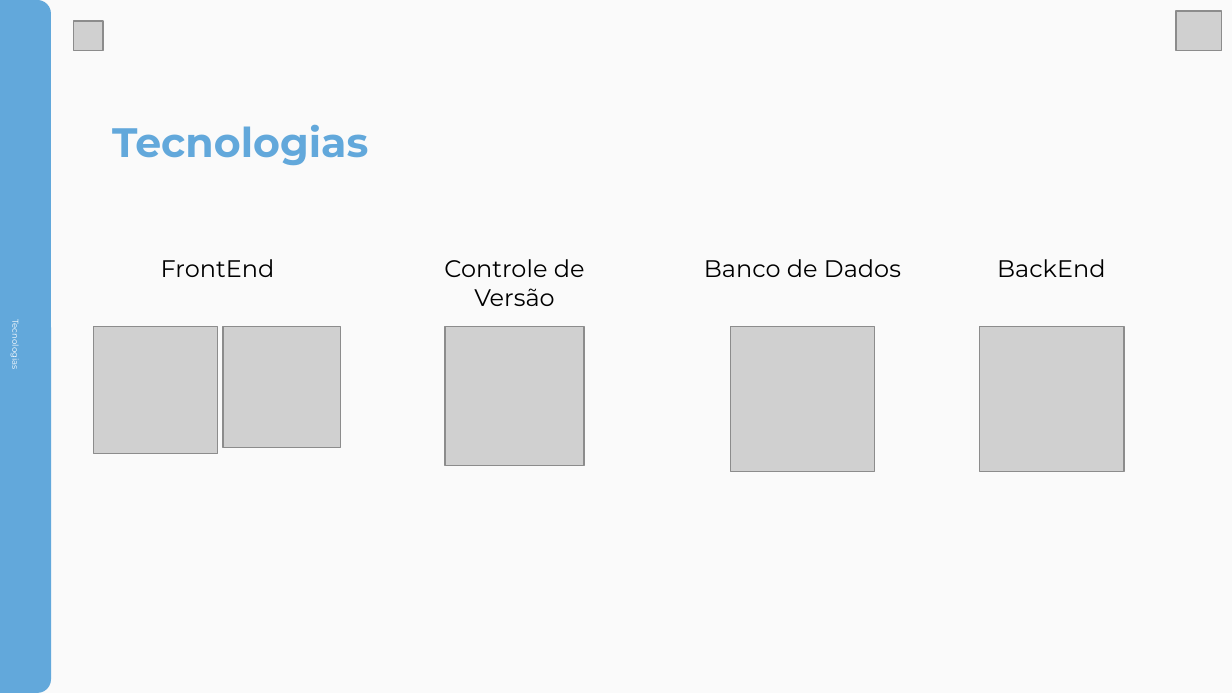
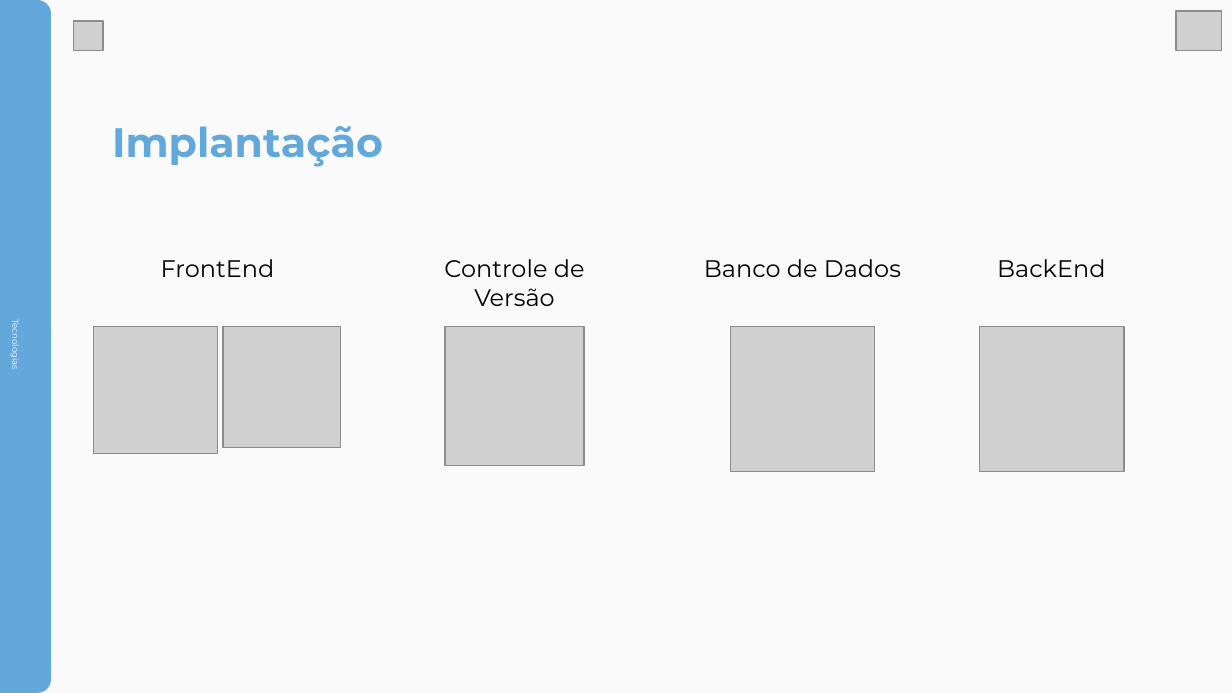
Before and after one commit to GabrielLimaDeSouza/ProtOn, a slide deck: slide 7 of Divulgacao/Apresentacao/Apresentação Final ProtOn.pptx (slide 6 before the commit). Drawn at 1232x693 pixels with LibreOffice and Linux fonts; fonts in the diff are those of the drawing; grey boxes stand for pictures. Boxes give left, top, right and bottom in pixels: in the first picture for what was removed or moved away, otherwise in the second. Text is boxed around its words. In the diff, an @@ line names an element or a change of style, - is before the commit and + after.

```diff
--- a/Divulgacao/Apresentacao/Apresentação Final ProtOn.pptx
+++ b/Divulgacao/Apresentacao/Apresentação Final ProtOn.pptx
@@ text at box(112, 126, 383, 167): text changed @@
-Tecnologias
+Implantação
```
Also in this commit, not shown: 5 other slides changed, 1 slide added, 1 slide removed, 3 other files.
